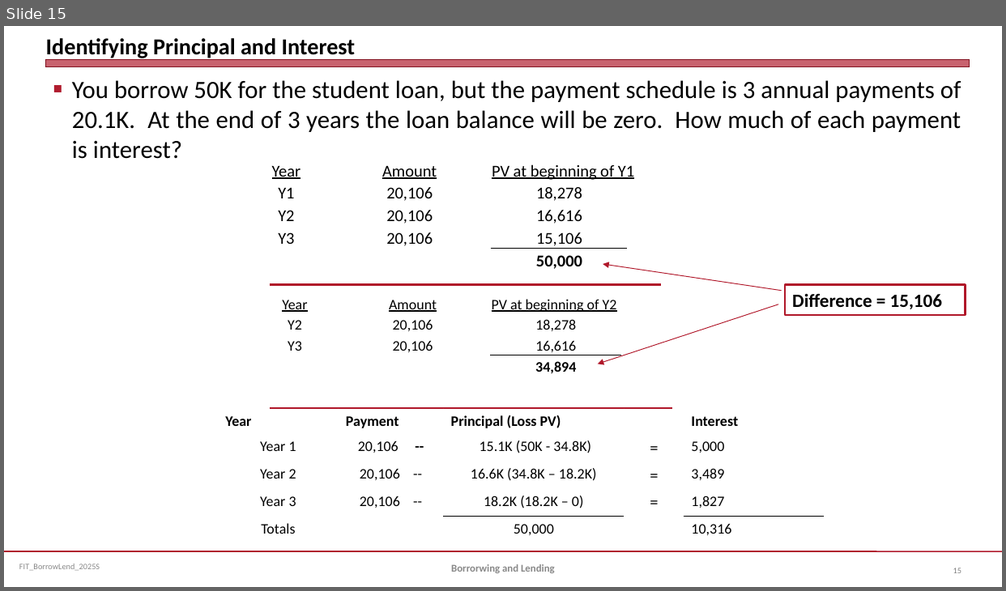
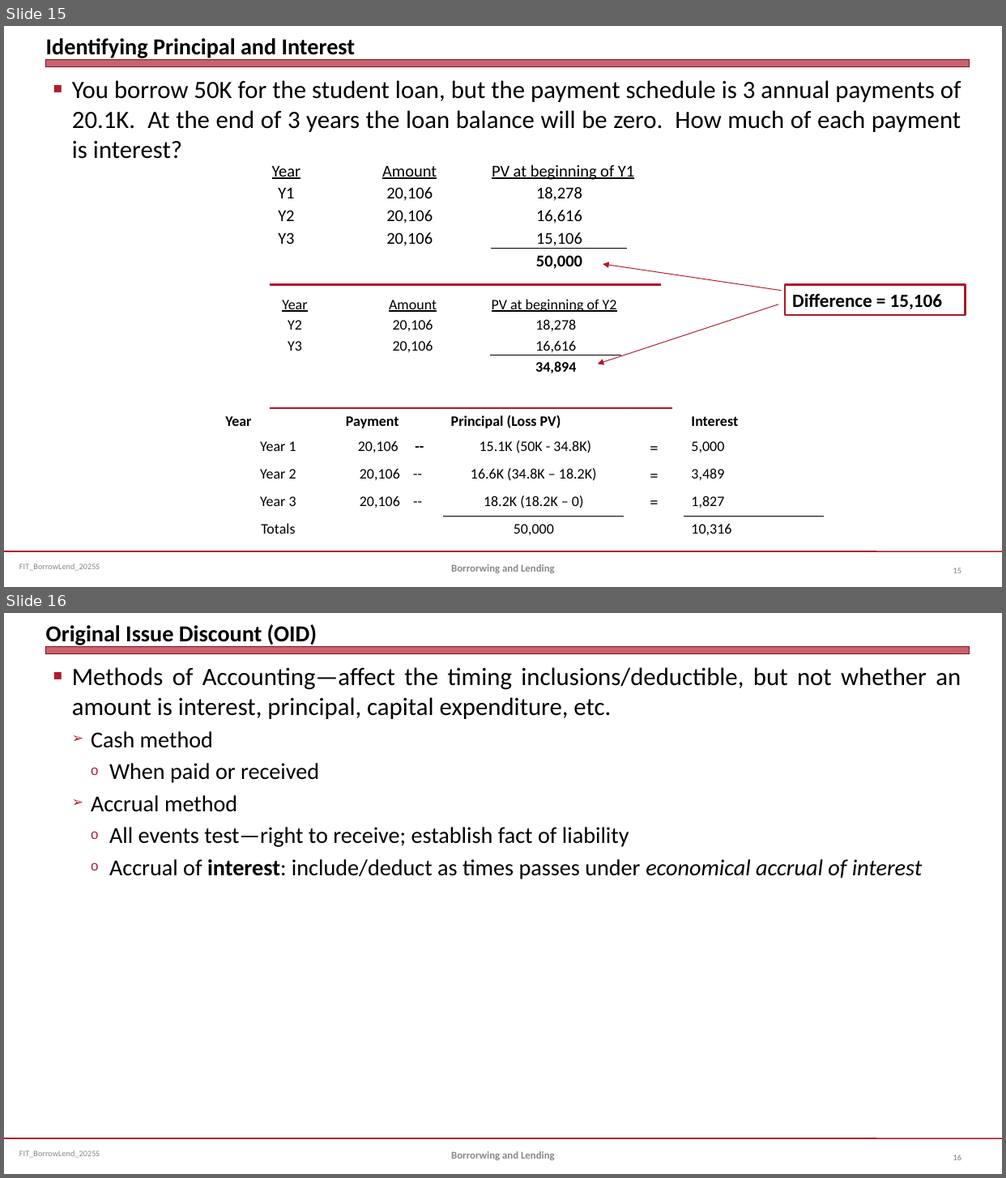
Before and after one commit to jmc877/Fed-Income-Tax, a slide deck: slides/FIT_BorrowLend_2025S.pptx. Shown one above the other, each under a label of ours: slide 15 before the commit, slides 15 and 16 after it. The pictures are 1006x591 and 1006x1178 pixels, drawn with LibreOffice and Linux fonts; fonts in the diff are those of the drawing. Boxes give left, top, right and bottom in pixels: in the first picture for what was removed or moved away, otherwise in the second. Text is boxed around its words. In the diff, an @@ line names an element or a change of style, - is before the commit and + after.

```diff
--- a/slides/FIT_BorrowLend_2025S.pptx
+++ b/slides/FIT_BorrowLend_2025S.pptx
@@ slide 16 added at (x1=4, y1=613, x2=1002, y2=1174), background #FFFFFF; not listed: 3 template elements that a slide beside it also shows @@
@@ title added at (x1=46, y1=624, x2=317, y2=647), 22 pt, text #000000, bold @@
+Original Issue Discount (OID)
@@ text added at (x1=72, y1=667, x2=961, y2=879), 22 pt, text #000000 @@
+■ Methods of Accounting—affect the timing inclusions/deductible, but not whether an amount is interest, principal, capital expenditure, etc.
+  ➢ Cash method
+    o When paid or received
+  ➢ Accrual method
+    o All events test—right to receive; establish fact of liability
+    o Accrual of interest: include/deduct as times passes under economical accrual of interest
@@ text added at (x1=451, y1=1152, x2=555, y2=1161), 10 pt, text #898989, bold @@
+Borrorwing and Lending
@@ page number added at (x1=953, y1=1155, x2=961, y2=1161), 8 pt, text #808080 @@
+16
```
